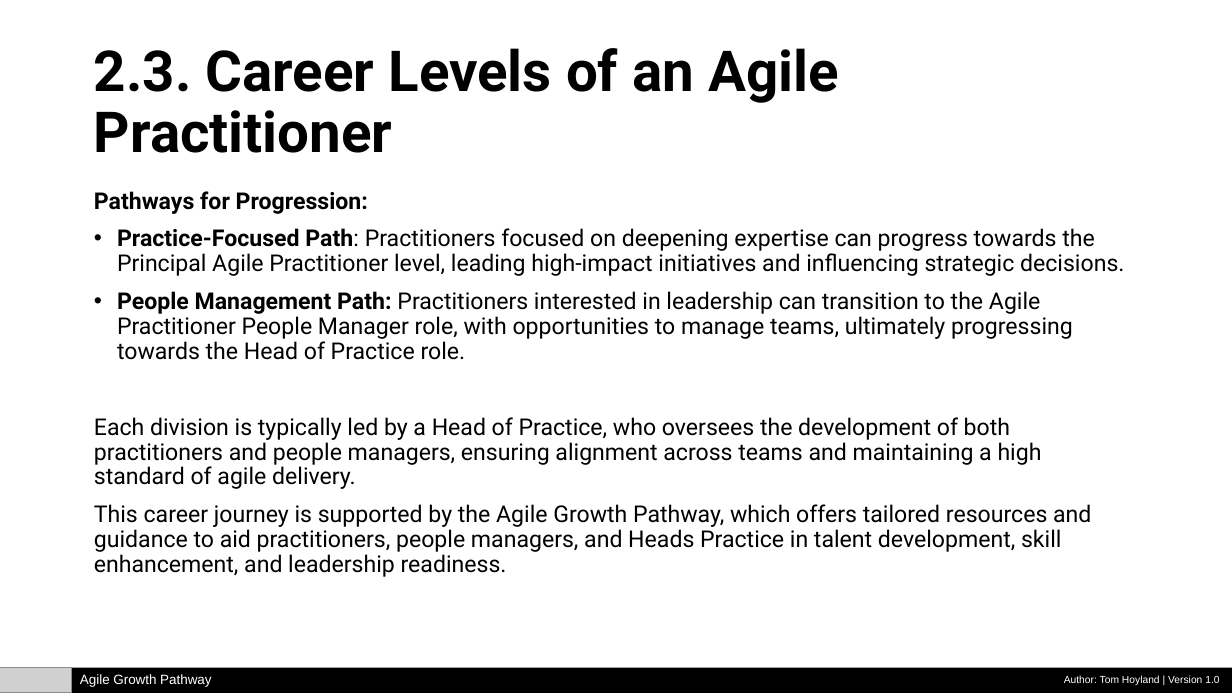
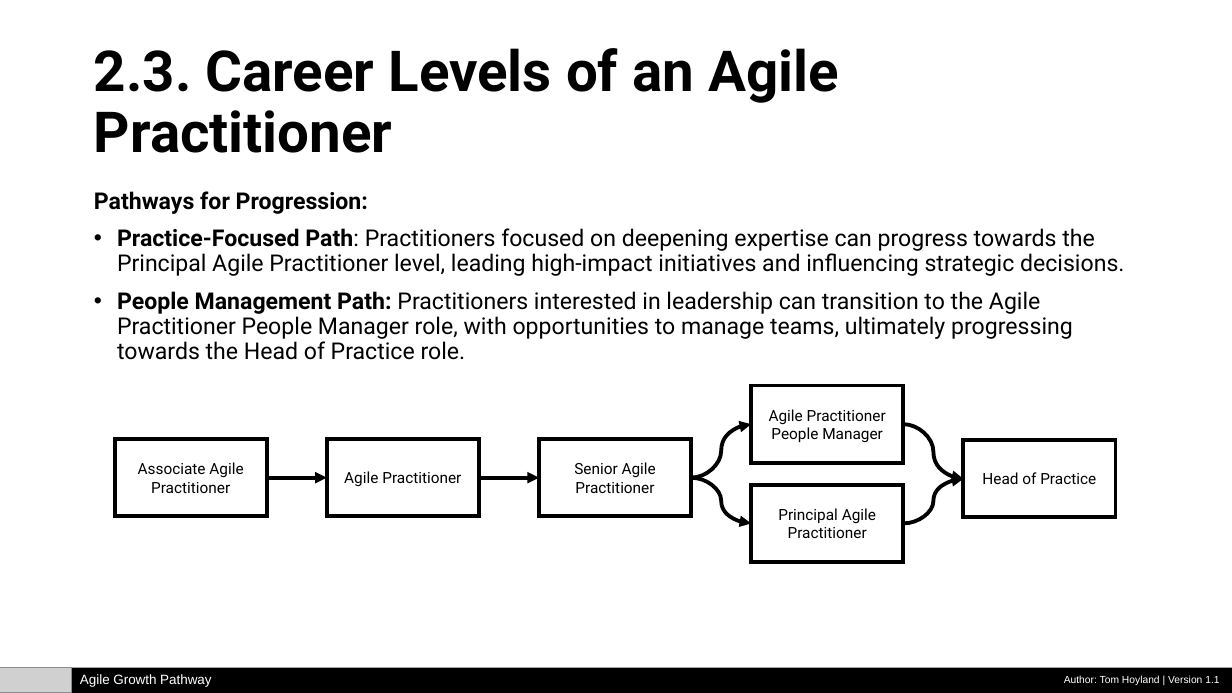
Before and after one commit to tomhoyland/agile-growth-pathway, a slide deck: slide 5 of Agile-Growth-Pathway.pptx. Drawn at 1232x693 pixels with LibreOffice and Linux fonts; fonts in the diff are those of the drawing; grey boxes stand for pictures. Boxes give left, top, right and bottom in pixels: in the first picture for what was removed or moved away, otherwise in the second. Text is boxed around its words. In the diff, an @@ line names an element or a change of style, - is before the commit and + after.

Commit message:
Add files via upload
Version 1.1 - minor change to introduction and context of organisation, divisions etc.

```diff
--- a/Agile-Growth-Pathway.pptx
+++ b/Agile-Growth-Pathway.pptx
@@ rectangle added at (x1=751, y1=385, x2=904, y2=463), outline #000000 3 pt, 12 pt, text #000000 @@
+Agile Practitioner People Manager
@@ text at (x1=94, y1=417, x2=1091, y2=577): paragraphs removed @@
-Each division is typically led by a Head of Practice, who oversees the development of both practitioners and people managers, ensuring alignment across teams and maintaining a high standard of agile delivery.
-This career journey is supported by the Agile Growth Pathway, which offers tailored resources and guidance to aid practitioners, people managers, and Heads Practice in talent development, skill enhancement, and leadership readiness.
@@ rectangle added at (x1=115, y1=439, x2=267, y2=517), outline #000000 3 pt, 12 pt, text #000000 @@
+Associate Agile Practitioner
@@ rectangle added at (x1=327, y1=439, x2=480, y2=517), outline #000000 3 pt, 12 pt, text #000000 @@
+Agile Practitioner
@@ rectangle added at (x1=539, y1=439, x2=691, y2=517), outline #000000 3 pt, 12 pt, text #000000 @@
+Senior Agile Practitioner
@@ curved arrow added from (691, 478) to (751, 424), #000000 3 pt @@
@@ curved arrow added from (904, 424) to (964, 479), #000000 3 pt @@
@@ rectangle added at (x1=964, y1=440, x2=1116, y2=518), outline #000000 3 pt, 12 pt, text #000000 @@
+Head of Practice
@@ arrow added from (267, 478) to (327, 478), #000000 3 pt @@
@@ arrow added from (480, 478) to (539, 478), #000000 3 pt @@
@@ curved arrow added from (691, 478) to (751, 524), #000000 3 pt @@
@@ curved arrow added from (904, 524) to (964, 479), #000000 3 pt @@
@@ rectangle added at (x1=751, y1=485, x2=904, y2=563), outline #000000 3 pt, 12 pt, text #000000 @@
+Principal Agile Practitioner
@@ text at (x1=1064, y1=676, x2=1219, y2=685): text changed @@
-Author: Tom Hoyland | Version 1.0
+Author: Tom Hoyland | Version 1.1
```
Also in this commit, not shown: 14 other slides changed, 1 other file.
